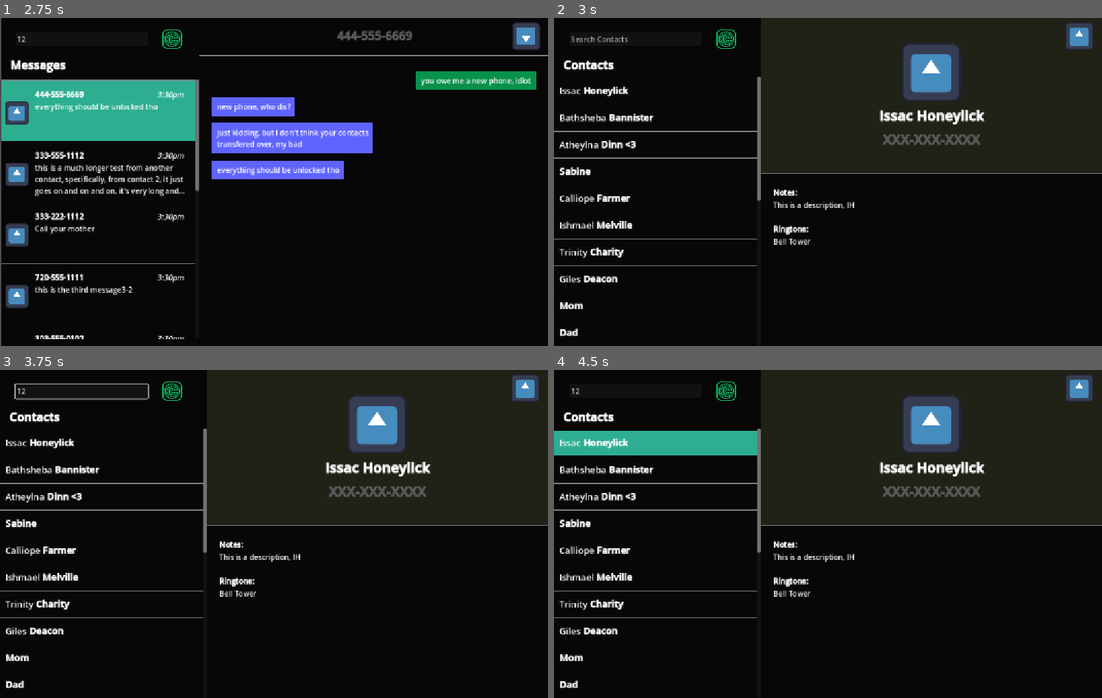
Above: before the commit, frames 1-4 (two rows, left to right).
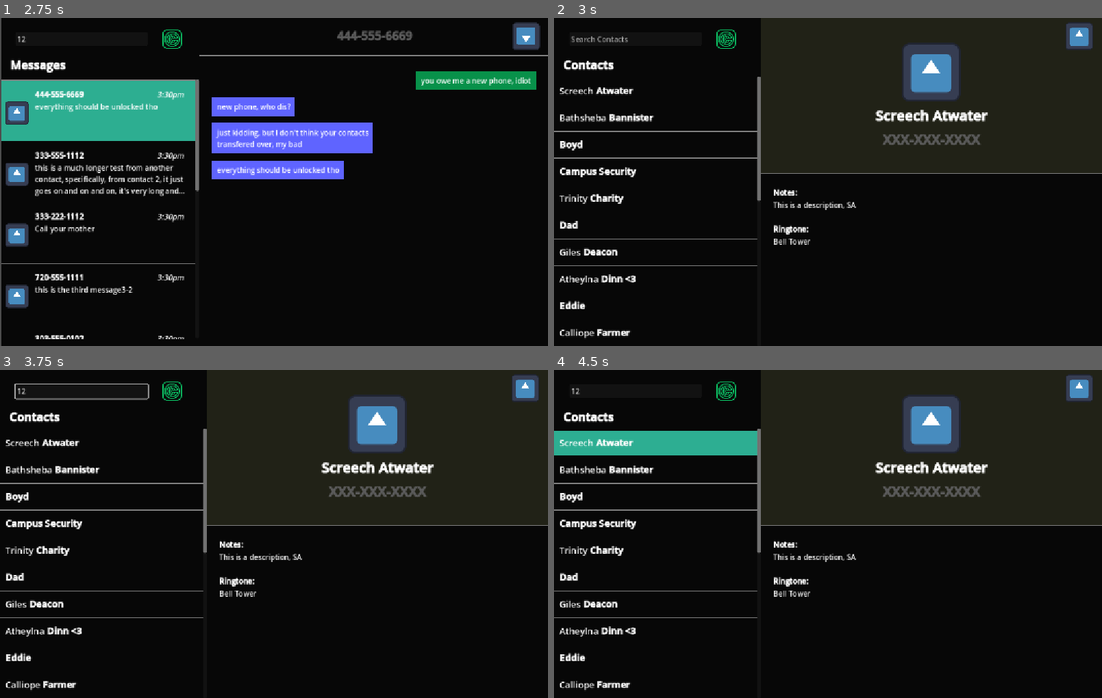
Above: after the commit, the same moments.

Repository: cyschneck/new-phone-who-dis
Game: Godot game, scene res://scenes/_main/start_menu.tscn
Two runs of this game, one before a commit and one after it. Both use one fixed random seed, a clock stepped at 60 frames per second and the inputs below. The engine's default icon, where the game draws it, is replaced by a stand-in: a white triangle on a blue panel in a dark square.
Inputs (mouse positions are in pixels of both pictures, inside the frame that each line leads up to):
- Up to frame 1 (2.75 s): click (274, 306) at 0.5 s; click (82, 37) at 1.27 s; type "12" at 1.35 s; click (98, 109) at 2.02 s
- Up to frame 2 (3 s): click (1080, 37) at 2.75 s
- Up to frame 3 (3.75 s): click (82, 389) at 3.52 s; type "12" at 3.6 s
- Up to frame 4 (4.5 s): click (652, 442) at 4.27 s

Frame 1 is identical in both runs. In frame 2, 2.2% of the frame differs, in the area x 1-80%, y 20-98%; in frame 3, 2.2%; in frame 4, 2.2%.

Commit message:
alpha order for popup and contacts list

Diff:
--- a/new-phone-who-dis/scripts/contacts/contacts_manager.gd
+++ b/new-phone-who-dis/scripts/contacts/contacts_manager.gd
@@ -28,12 +28,11 @@
 	var new_h_sep = HSeparator.new() # start contact list with a seperator
 	contact_list.add_child(new_h_sep)
 
-	var sorted_contacts = GameManager.contact_list_data.keys()
-	sorted_contacts.sort() # sort list of strings
-
-	for contact in sorted_contacts:
+	# Display contacts in order
+	for contact in GameManager.sorted_contacts:
 		var new_contact_name = CONTACT_NAME_PREFAB.instantiate()
-		var contact_data = GameManager.contact_list_data[contact]
+		var contact_full_name = GameManager.contact_ordering[contact]
+		var contact_data = GameManager.contact_list_data[GameManager.contact_id_dict[contact_full_name]]
 
 		# setup contacts key
 		var dict_key = contact_data["first_name"]
@@ -59,7 +58,7 @@
 		var add_h_sep = HSeparator.new()
 		contact_list.add_child(add_h_sep)
 
-		if contact == sorted_contacts[0]:
+		if contact == GameManager.sorted_contacts[0]:
 			# setup default contact based on first in list
 			set_default_starter(new_contact_name)
 
--- a/new-phone-who-dis/scripts/game_manager.gd
+++ b/new-phone-who-dis/scripts/game_manager.gd
@@ -17,6 +17,15 @@
 # XXX-XXX-XXXX = Guess Full Name
 var guess_name_with_number_dict: Dictionary = {}
 
+# Store Contact Name and Contact List ID from contact_data_list
+# Full NAME = contact 1
+var contact_id_dict: Dictionary = {}
+
+# Store an array of all contacts in sorted order
+var sorted_contacts: Array = []
+# Stores a contact with its order element and full name
+var contact_ordering: Dictionary = {}
+
 func _ready() -> void:
 	# Load JSON data
 	load_json_data(MESSAGES_JSON)
@@ -27,11 +36,16 @@
 		var full_name =  contact_list_data[contact_key]["first_name"]
 		if contact_list_data[contact_key]["last_name"] != "":
 			full_name += " " + contact_list_data[contact_key]["last_name"]
+		contact_list_data[contact_key]["full_name"] = full_name # add full name to values
 		# Full Name = XXX-XXX-XXXX
 		correct_name_with_number[full_name] = contact_list_data[contact_key]["number"]
 		# Set starting guess for all contacts to contact_number
 		# XXX-XXX-XXXX = Guess Full Name
 		guess_name_with_number_dict[contact_list_data[contact_key]["number"]] = contact_list_data[contact_key]["number"]
+		# Set up reference from contact id and full name
+		contact_id_dict[full_name] = contact_key
+
+	order_contacts()
 
 ## JSON DATA
 func load_json_data(file_path: String):
@@ -42,8 +56,23 @@
 	if CONTACT_LIST_JSON == file_path:
 		contact_list_data = results
 
+# Update guessing dictionary
 func set_guess_dictionary(contact_number: String, guess: String) -> void:
 	# if guess is unknown, set to contact number
 	if guess == "":
 		guess = contact_number
 	guess_name_with_number_dict[contact_number] = guess
+
+func order_contacts() -> void:
+	# collect all last names (or first names if no last available)
+	for contact_key in contact_list_data.keys():
+		var full_name = contact_list_data[contact_key]["full_name"]
+		var last_name = contact_list_data[contact_key]["last_name"]
+		if last_name != "":
+			contact_ordering[last_name] = full_name
+		else:
+			var first_name = contact_list_data[contact_key]["first_name"]
+			contact_ordering[first_name] = full_name
+
+	sorted_contacts = contact_ordering.keys()
+	sorted_contacts.sort() # sort list of strings
--- a/new-phone-who-dis/scripts/messages/messages_manager.gd
+++ b/new-phone-who-dis/scripts/messages/messages_manager.gd
@@ -92,8 +92,8 @@
 	remaining_contacts.add_child(unknown_h_sep)
 
 	# iteratively add contacts to popup
-
-	for full_name in GameManager.correct_name_with_number.keys():
+	for contact in GameManager.sorted_contacts:
+		var full_name = GameManager.contact_ordering[contact]
 		if full_name not in GameManager.guess_name_with_number_dict.values():
 			# if the current guess for a number is unknown, add to popup
 			var new_contact = POPUP_MESSAGES_NAME.instantiate()
Not shown, changed: .gitignore
